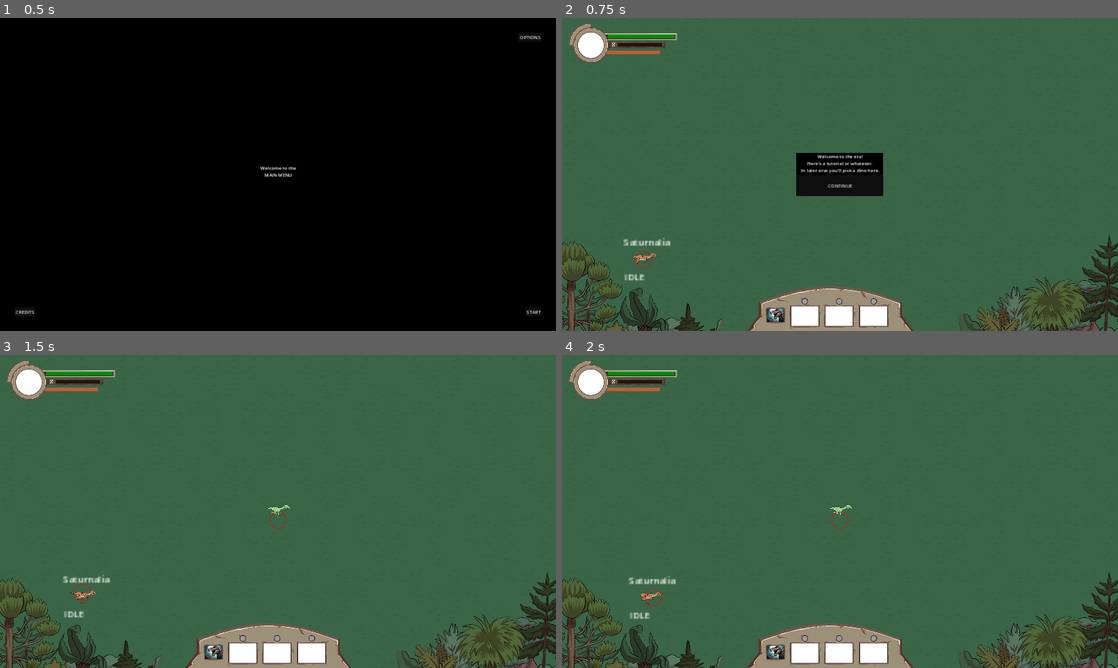
Above: before the commit, frames 1-4 (two rows, left to right).
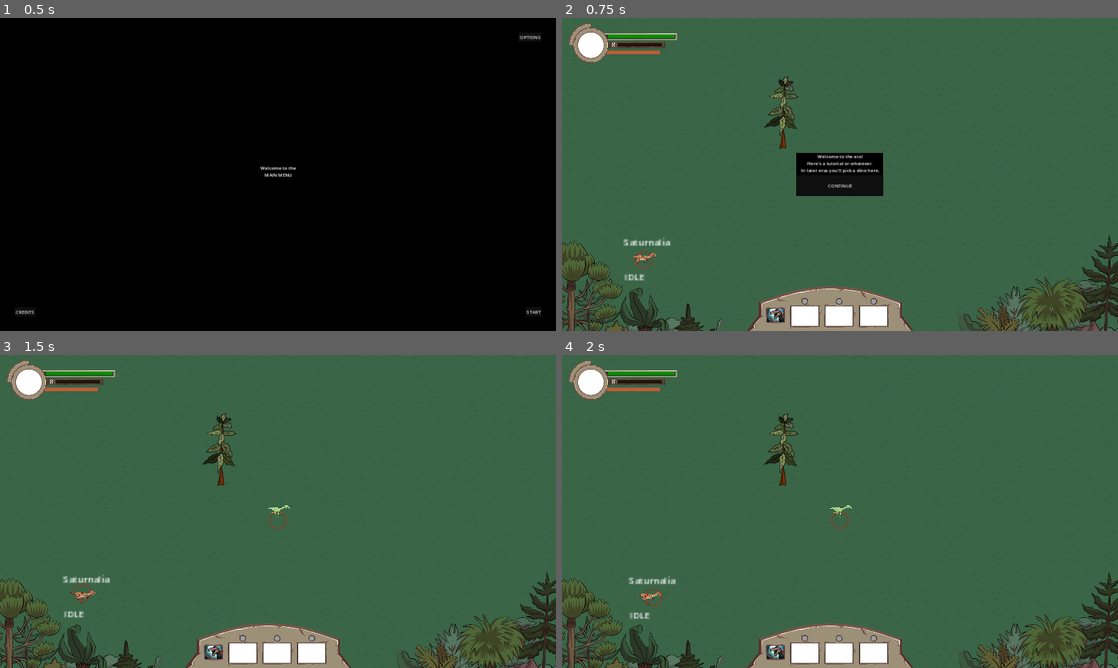
Above: after the commit, the same moments.

Repository: Enneagon/GodotGameJam2024
Game: Godot game, scene res://Scenes/main_menu.tscn
The game is run twice, just before and just after one commit, with the same random seed, the same clock (stepped at 60 frames per second) and the same inputs.
Inputs:
- Up to frame 1 (0.5 s): no input
- Up to frame 2 (0.75 s): click "START" at 0.5 s
- Up to frame 3 (1.5 s): click "CONTINUE" at 1.25 s
- Up to frame 4 (2 s): no input

Frame 1 is identical in both runs. In frame 2, 0.5% of the frame differs, in the area x 36-43%, y 18-42%; in frame 3, 0.5%; in frame 4, 0.5%.

Commit message:
First Tree

Diff:
--- /dev/null
+++ b/Scenes/Trees/tree_1.tscn
@@ -0,0 +1,15 @@
+[gd_scene load_steps=3 format=3 uid="uid://cw5ji5ttnhl8c"]
+
+[ext_resource type="Texture2D" uid="uid://dqe7vpb1v0elk" path="res://Assets/Visuals/Trees/T1.png" id="1_cjjgl"]
+
+[sub_resource type="RectangleShape2D" id="RectangleShape2D_ufcgq"]
+size = Vector2(11, 1)
+
+[node name="Tree1" type="StaticBody2D"]
+
+[node name="Sprite2D" type="Sprite2D" parent="."]
+position = Vector2(0, -60)
+texture = ExtResource("1_cjjgl")
+
+[node name="CollisionShape2D" type="CollisionShape2D" parent="."]
+shape = SubResource("RectangleShape2D_ufcgq")
--- a/Scenes/gameplay_interface.tscn
+++ b/Scenes/gameplay_interface.tscn
@@ -7,6 +7,7 @@
 [ext_resource type="Texture2D" uid="uid://cq8226gfgnb04" path="res://Assets/Visuals/UI/Skills_1920x1080.png" id="4_0cy1g"]
 [ext_resource type="Texture2D" uid="uid://nfi5nl200hy6" path="res://Assets/Visuals/Ability Icons/Bite.png" id="5_ldq0l"]
 [ext_resource type="Texture2D" uid="uid://cofcqhtvy8lrn" path="res://Assets/Visuals/UI/Trees_Left_SmallerResolution.png" id="6_7x43v"]
+[ext_resource type="Texture2D" uid="uid://pr0u05rkic2m" path="res://Assets/Visuals/Ability Icons/Predator.png" id="7_rpp5w"]
 [ext_resource type="Texture2D" uid="uid://dqgw4b2jbjg17" path="res://Assets/Visuals/UI/Trees_Right_SmallerResolution.png" id="7_sdvou"]
 
 [sub_resource type="ImageTexture" id="ImageTexture_4vjo2"]
@@ -410,6 +411,84 @@
 Speed+"
 horizontal_alignment = 1
 
+[node name="AbilitiesPopup" type="Control" parent="."]
+visible = false
+layout_mode = 1
+anchors_preset = 15
+anchor_right = 1.0
+anchor_bottom = 1.0
+grow_horizontal = 2
+grow_vertical = 2
+
+[node name="Control" type="Control" parent="AbilitiesPopup"]
+layout_mode = 1
+anchors_preset = 8
+anchor_left = 0.5
+anchor_top = 0.5
+anchor_right = 0.5
+anchor_bottom = 0.5
+offset_left = -250.0
+offset_top = -150.0
+offset_right = 250.0
+offset_bottom = 150.0
+grow_horizontal = 2
+grow_vertical = 2
+
+[node name="ColorRect" type="ColorRect" parent="AbilitiesPopup/Control"]
+layout_mode = 1
+anchors_preset = 15
+anchor_right = 1.0
+anchor_bottom = 1.0
+grow_horizontal = 2
+grow_vertical = 2
+color = Color(0, 0, 0, 1)
+
+[node name="MarginContainer" type="MarginContainer" parent="AbilitiesPopup/Control"]
+layout_mode = 1
+anchors_preset = 15
+anchor_right = 1.0
+anchor_bottom = 1.0
+grow_horizontal = 2
+grow_vertical = 2
+theme_override_constants/margin_left = 10
+theme_override_constants/margin_top = 10
+theme_override_constants/margin_right = 10
+theme_override_constants/margin_bottom = 10
+
+[node name="VBoxContainer" type="VBoxContainer" parent="AbilitiesPopup/Control/MarginContainer"]
+layout_mode = 2
+
+[node name="Label" type="RichTextLabel" parent="AbilitiesPopup/Control/MarginContainer/VBoxContainer"]
+layout_mode = 2
+size_flags_vertical = 3
+bbcode_enabled = true
+text = "[center]Era ended!"
+
+[node name="HBoxContainer" type="HBoxContainer" parent="AbilitiesPopup/Control/MarginContainer/VBoxContainer"]
+layout_mode = 2
+size_flags_vertical = 3
+
+[node name="TextureButton" type="TextureButton" parent="AbilitiesPopup/Control/MarginContainer/VBoxContainer/HBoxContainer"]
+layout_mode = 2
+size_flags_horizontal = 7
+texture_normal = ExtResource("7_rpp5w")
+ignore_texture_size = true
+stretch_mode = 5
+
+[node name="TextureButton2" type="TextureButton" parent="AbilitiesPopup/Control/MarginContainer/VBoxContainer/HBoxContainer"]
+layout_mode = 2
+size_flags_horizontal = 7
+texture_normal = ExtResource("7_rpp5w")
+ignore_texture_size = true
+stretch_mode = 5
+
+[node name="TextureButton3" type="TextureButton" parent="AbilitiesPopup/Control/MarginContainer/VBoxContainer/HBoxContainer"]
+layout_mode = 2
+size_flags_horizontal = 7
+texture_normal = ExtResource("7_rpp5w")
+ignore_texture_size = true
+stretch_mode = 5
+
 [node name="RoundEndedPopup" type="Control" parent="."]
 visible = false
 layout_mode = 1
--- a/Scenes/level1.tscn
+++ b/Scenes/level1.tscn
@@ -10,10 +10,12 @@
 [ext_resource type="PackedScene" uid="uid://b5pykurdb64f0" path="res://Scenes/Enemy_Dinosaurs/Era1/saurosuchus.tscn" id="6_pjwoj"]
 [ext_resource type="AudioStream" uid="uid://ccknl0glpnf4q" path="res://Assets/Audio/Dinosaur_Music_.mp3" id="8_1qw3l"]
 [ext_resource type="AudioStream" uid="uid://bw036vy1ecdp3" path="res://Assets/Audio/Level_Ambience.mp3" id="10_kcmo2"]
+[ext_resource type="PackedScene" uid="uid://cw5ji5ttnhl8c" path="res://Scenes/Trees/tree_1.tscn" id="11_tlc8x"]
 
 [sub_resource type="WorldBoundaryShape2D" id="WorldBoundaryShape2D_1ynn7"]
 
 [node name="Level1" type="Node2D"]
+y_sort_enabled = true
 script = ExtResource("1_q7jfv")
 
 [node name="World" type="StaticBody2D" parent="."]
@@ -43,10 +45,10 @@
 one_way_collision = true
 
 [node name="Background" parent="." instance=ExtResource("2_04w71")]
+z_index = -1
 
 [node name="Player" parent="." instance=ExtResource("2_2ia3h")]
 visibility_layer = 16
-z_index = 5
 
 [node name="DinoManager" parent="." instance=ExtResource("4_ucwrc")]
 worldWidth = 4000.0
@@ -96,3 +98,6 @@
 volume_db = -4.0
 autoplay = true
 bus = &"Ambience"
+
+[node name="Tree1" parent="." instance=ExtResource("11_tlc8x")]
+position = Vector2(-99, -47)
Binary file added: Assets/Visuals/Trees/T1.png
Not shown, added: Assets/Visuals/Trees/T1.png.import
Binary file added: Assets/Visuals/Trees/T1bottom.png
Not shown, added: Assets/Visuals/Trees/T1bottom.png.import
Binary file added: Assets/Visuals/Trees/T1top.png
Not shown, added: Assets/Visuals/Trees/T1top.png.import
Not shown: 1 places in Scenes/gameplay_interface.tscn that only renumber resources
Not shown: 1 places in Scenes/level1.tscn that only renumber resources
